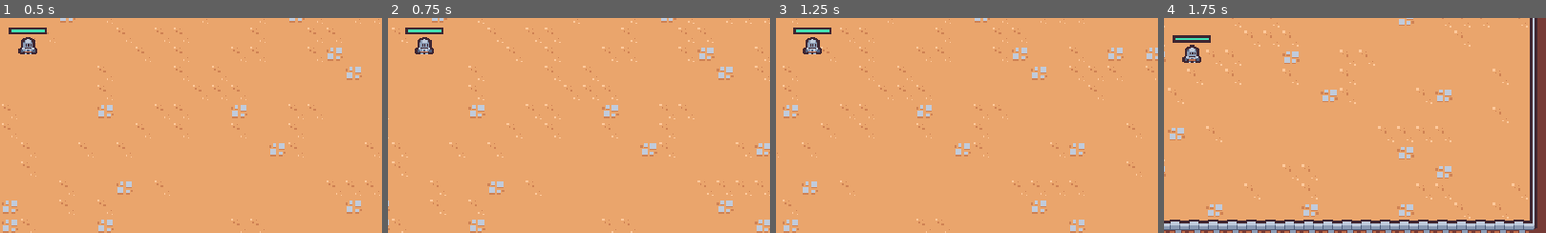
Above: before the commit, frames 1-4 (left to right).
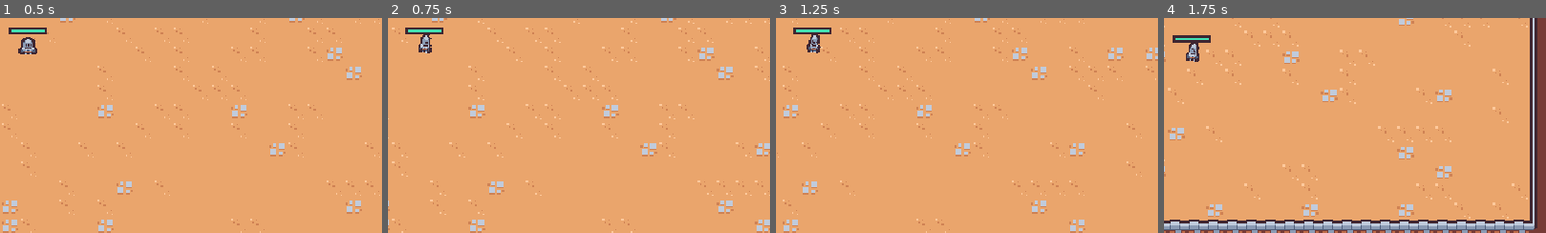
Above: after the commit, the same moments.

Repository: MidniteRunStudios/didactic-sniffle
Game: Godot game, scene res://scenes/main/main.tscn
Two runs of this game, one before a commit and one after it. Both use one fixed random seed, a clock stepped at 60 frames per second and the inputs below.
Inputs (mouse positions are % of the whole screen's width and height, from its top left):
- Up to frame 1 (0.5 s): no input
- Up to frame 2 (0.75 s): move the mouse to (72, 45) at 0.52 s; press the mouse at (72, 45) at 0.53 s; hold D (move_right) from 0.53 s (still down)
- Up to frame 3 (1.25 s): keep holding D (move_right)
- Up to frame 4 (1.75 s): move the mouse to (30, 55) at 1.27 s; release D (move_right) at 1.28 s; release the mouse at (30, 55) at 1.28 s; hold S (move_down) from 1.28 s (still down); click (30, 55) at 1.35 s
The pictures show only the part of the screen within x 46-96%, y 42-92%; the shares and areas given below are measured in that part.

Frame 1 is identical in both runs. In frame 2, 0.3% of the frame differs, in the area x 7-12%, y 7-17%; in frame 3, 0.3%; in frame 4, 0.3%.

Commit message:
animated player

Diff:
--- a/scenes/game_object/player/player.gd
+++ b/scenes/game_object/player/player.gd
@@ -4,6 +4,8 @@
 @onready var health_component = $HealthComponent
 @onready var health_bar = $HealthBar
 @onready var abilities = $Abilities
+@onready var animation_player = $AnimationPlayer
+@onready var visual_node = $Visuals
 
 const ACCELERATION_SMOOTHING = 25
 const MAX_SPEED = 125
@@ -26,6 +28,17 @@
 	velocity = velocity.lerp(target_velocity, 1 - exp(-delta * ACCELERATION_SMOOTHING))
 	#processes velocity
 	move_and_slide()
+
+	if movement_vector.x != 0 || movement_vector.y !=0:
+		animation_player.play("walk")
+	else:
+		animation_player.play("RESET")
+
+	var move_sign = sign(movement_vector.x)
+	if move_sign == 0 || move_sign == 1:
+		visual_node.scale = Vector2.ONE
+	if move_sign == - 1:
+		visual_node.scale = Vector2(move_sign, 1)
 
 # AN: Find the difference of X and Y coordinates from user unput
 func get_movement_vector():
--- a/scenes/game_object/player/player.tscn
+++ b/scenes/game_object/player/player.tscn
@@ -1,9 +1,95 @@
-[gd_scene load_steps=10 format=3 uid="uid://cgn1gtfb0023s"]
+[gd_scene load_steps=13 format=3 uid="uid://cgn1gtfb0023s"]
 
 [ext_resource type="Texture2D" uid="uid://o8s0xr8pxfn2" path="res://scenes/game_object/player/player.png" id="1_52vh5"]
 [ext_resource type="Script" path="res://scenes/game_object/player/player.gd" id="1_tvce7"]
 [ext_resource type="PackedScene" uid="uid://mqdpm46s6olk" path="res://scenes/component/health/health_component.tscn" id="2_kdt4q"]
 [ext_resource type="PackedScene" uid="uid://dx3jdxab4k7ga" path="res://scenes/ability/sword_ability_controller/sword_ability_controller.tscn" id="2_qf1a7"]
+
+[sub_resource type="Animation" id="Animation_ak1px"]
+length = 0.001
+tracks/0/type = "value"
+tracks/0/imported = false
+tracks/0/enabled = true
+tracks/0/path = NodePath("Visuals/Sprite2D:position")
+tracks/0/interp = 1
+tracks/0/loop_wrap = true
+tracks/0/keys = {
+"times": PackedFloat32Array(0),
+"transitions": PackedFloat32Array(1),
+"update": 0,
+"values": [Vector2(0, 0)]
+}
+tracks/1/type = "value"
+tracks/1/imported = false
+tracks/1/enabled = true
+tracks/1/path = NodePath("Visuals/Sprite2D:rotation")
+tracks/1/interp = 1
+tracks/1/loop_wrap = true
+tracks/1/keys = {
+"times": PackedFloat32Array(0),
+"transitions": PackedFloat32Array(1),
+"update": 0,
+"values": [0.0]
+}
+tracks/2/type = "value"
+tracks/2/imported = false
+tracks/2/enabled = true
+tracks/2/path = NodePath("Visuals/Sprite2D:scale")
+tracks/2/interp = 1
+tracks/2/loop_wrap = true
+tracks/2/keys = {
+"times": PackedFloat32Array(0),
+"transitions": PackedFloat32Array(1),
+"update": 0,
+"values": [Vector2(1, 1)]
+}
+
+[sub_resource type="Animation" id="Animation_gijps"]
+resource_name = "walk"
+length = 0.5
+loop_mode = 1
+tracks/0/type = "value"
+tracks/0/imported = false
+tracks/0/enabled = true
+tracks/0/path = NodePath("Visuals/Sprite2D:position")
+tracks/0/interp = 2
+tracks/0/loop_wrap = true
+tracks/0/keys = {
+"times": PackedFloat32Array(0, 0.1, 0.3, 0.4),
+"transitions": PackedFloat32Array(1, 1, 1, 1),
+"update": 0,
+"values": [Vector2(0, 0), Vector2(0, -2), Vector2(0, 0), Vector2(0, -2)]
+}
+tracks/1/type = "value"
+tracks/1/imported = false
+tracks/1/enabled = true
+tracks/1/path = NodePath("Visuals/Sprite2D:rotation")
+tracks/1/interp = 2
+tracks/1/loop_wrap = true
+tracks/1/keys = {
+"times": PackedFloat32Array(0, 0.1, 0.3, 0.4),
+"transitions": PackedFloat32Array(1, 1, 1, 1),
+"update": 0,
+"values": [0.0, 0.122173, 0.0, -0.122173]
+}
+tracks/2/type = "value"
+tracks/2/imported = false
+tracks/2/enabled = true
+tracks/2/path = NodePath("Visuals/Sprite2D:scale")
+tracks/2/interp = 2
+tracks/2/loop_wrap = true
+tracks/2/keys = {
+"times": PackedFloat32Array(0, 0.1, 0.3, 0.4),
+"transitions": PackedFloat32Array(3.24901, 3.03143, 3.24901, 3.24901),
+"update": 0,
+"values": [Vector2(1, 1), Vector2(0.7, 1.1), Vector2(1.2, 0.7), Vector2(0.7, 1.1)]
+}
+
+[sub_resource type="AnimationLibrary" id="AnimationLibrary_squst"]
+_data = {
+"RESET": SubResource("Animation_ak1px"),
+"walk": SubResource("Animation_gijps")
+}
 
 [sub_resource type="StyleBoxFlat" id="StyleBoxFlat_ic4sd"]
 bg_color = Color(0.247059, 0.14902, 0.192157, 1)
@@ -29,6 +115,11 @@
 collision_layer = 0
 motion_mode = 1
 script = ExtResource("1_tvce7")
+
+[node name="AnimationPlayer" type="AnimationPlayer" parent="."]
+libraries = {
+"": SubResource("AnimationLibrary_squst")
+}
 
 [node name="HealthComponent" parent="." instance=ExtResource("2_kdt4q")]
 
@@ -71,7 +162,9 @@
 visibility_layer = 8
 shape = SubResource("CircleShape2D_mw637")
 
-[node name="Sprite2D" type="Sprite2D" parent="."]
+[node name="Visuals" type="Node2D" parent="."]
+
+[node name="Sprite2D" type="Sprite2D" parent="Visuals"]
 texture = ExtResource("1_52vh5")
 offset = Vector2(0, -8)
 
